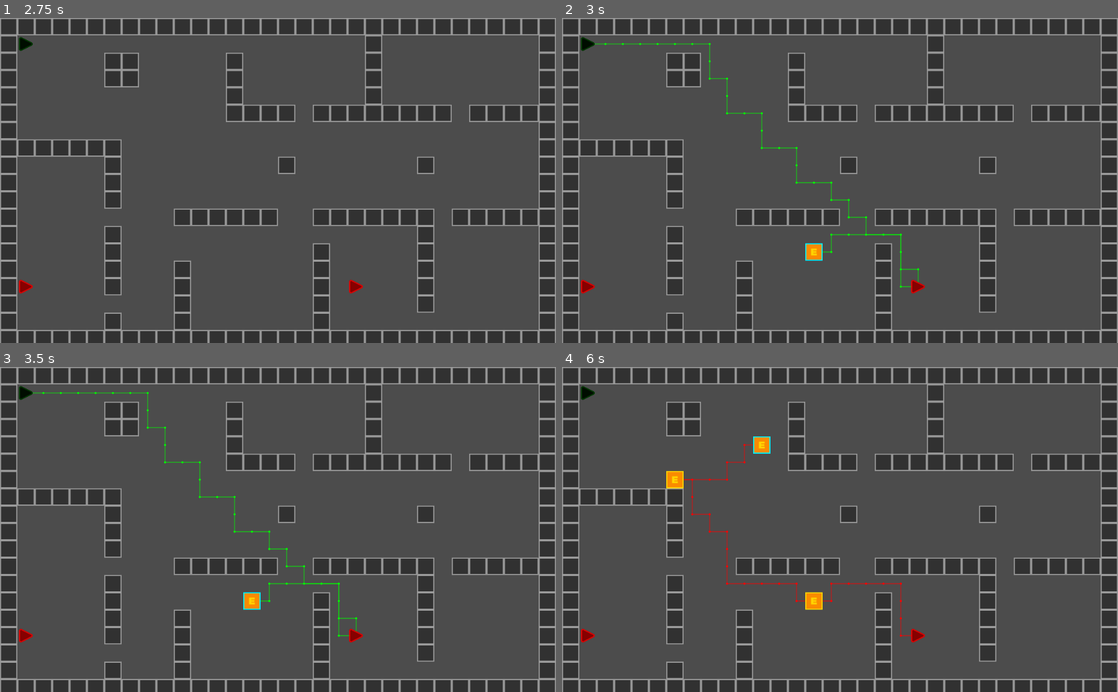
Above: before the commit, frames 1-4 (two rows, left to right).
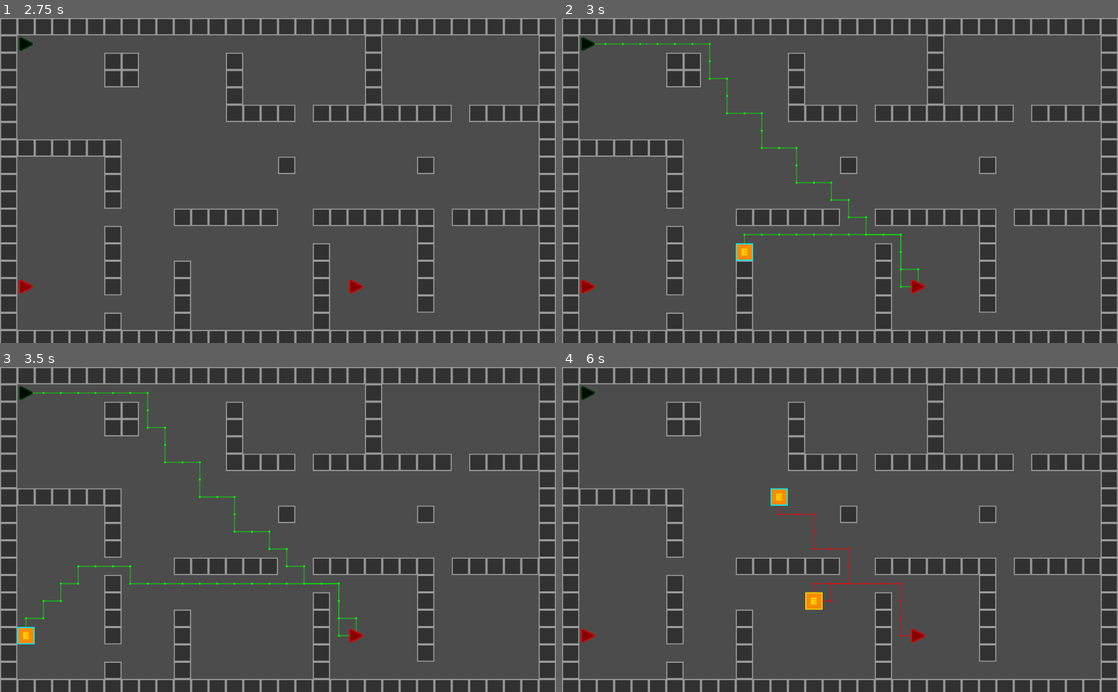
Above: after the commit, the same moments.

Repository: Matthew-Underwood/Jasper
Game: Godot game, scene res://scenes/main.tscn
Same seed, same stepped clock (60 frames per second), same inputs: the game is played once before the commit and once after it.
Inputs (mouse positions are in pixels of both pictures, inside the frame that each line leads up to):
- Up to frame 1 (2.75 s): tap Enter at 0.5 s; drag from (27, 44) to (27, 287) at 0.52 s; click (27, 287) at 1.25 s; drag from (27, 287) to (27, 44) at 1.27 s; click (27, 44) at 2 s; move the mouse to (355, 287) at 2.02 s; press the mouse at (355, 287) at 2.03 s
- Up to frame 2 (3 s): release the mouse at (917, 287) at 2.75 s; drag from (812, 245) to (589, 287) at 2.77 s
- Up to frame 3 (3.5 s): no input
- Up to frame 4 (6 s): click (589, 636) at 3.5 s; drag from (812, 601) to (917, 636) at 3.52 s; click (917, 636) at 4.25 s; drag from (673, 480) to (917, 636) at 4.27 s; move the mouse to (812, 601) at 5.02 s; press the mouse at (812, 601) at 5.03 s; release the mouse at (812, 601) at 5.75 s; drag from (756, 448) to (812, 601) at 5.77 s

Frame 1 is identical in both runs. In frame 2, 0.4% of the frame differs, in the area x 31-49%, y 66-75%; in frame 3, 0.6%; in frame 4, 0.9%, in the area x 18-52%, y 21-73%.

Commit message:
Move waypoints
Select and move them around the map. This will also update the path.

Diff:
--- a/classes/pathing/waypoints.gd
+++ b/classes/pathing/waypoints.gd
@@ -33,10 +33,22 @@
 		return false
 	return waypointId <= (_waypoints[characterId].size() - 1)
 
-func hasPosition(characterId : int, pos : Vector2) -> bool:
+#TODO update this to return array of the index and start or end of hte one to update
+func hasPosition(characterId : int, pos : Vector2) -> Array:
+	var found = []
+	var count = 0
 	if !has(characterId, 0):
-		return false
+		return found
 	for waypoint in getAll(characterId):
 		if waypoint["start"] == pos || waypoint["end"] == pos:
-			return true
-	return false
+			found.append(count)
+		count += 1
+	return found
+
+func updatePosition(characterId : int, ids : Array, positionToUpdate : Vector2) -> void:
+	if ids.size() == 1:
+		_waypoints[characterId][ids[0]]["end"] = positionToUpdate
+		return
+	if ids.size() == 2:
+		_waypoints[characterId][ids[0]]["end"] = positionToUpdate
+		_waypoints[characterId][ids[1]]["start"] = positionToUpdate
--- a/node/tile_map.gd
+++ b/node/tile_map.gd
@@ -13,6 +13,7 @@
 var _waypoints: WayPoints
 var _waypointNode
 var _wayPointParentNode
+var _waypointIds
 
 func _ready():
 	_wayPointParentNode = get_tree().get_root().get_node("Node2D/WayPoints")
@@ -55,7 +56,8 @@
 
 
 func hasPath(characterInfo : CharacterInfo, targetPoint : Vector2) -> bool:
-	return _waypoints.hasPosition(characterInfo.getId(), world_to_map(targetPoint))
+	var worldPos = world_to_map(targetPoint)
+	return !_waypoints.hasPosition(characterInfo.getId(), worldPos).empty()
 
 func createPath(characterInfo : CharacterInfo, startPoint : Vector2, targetPoint : Vector2):
 
@@ -72,6 +74,20 @@
 		pathWorld.append(point_world)
 	return pathWorld
 
+
+func _process(delta : float):
+	if _characterInfo == null:
+		return
+	var id = _characterInfo.getId()
+	if Input.is_action_just_pressed("confirm_click"):
+		var clickedPosition = world_to_map(get_viewport().get_mouse_position())
+		_waypointIds = _waypoints.hasPosition(id, clickedPosition)
+	#TODO return false if null in WayPoint class
+	if Input.is_action_pressed("confirm_click") && _waypointIds != null && !_waypointIds.empty():
+		var heldPosition = world_to_map(get_viewport().get_mouse_position())
+		_waypoints.updatePosition(id, _waypointIds, heldPosition)
+		_recalculatePath(id)
+
 func _recalculatePath(id : int):
 	if !_waypoints.has(id, 0):
 		return
@@ -82,7 +98,6 @@
 		var points = _pathing.getPath(waypoint["start"], waypoint["end"])
 		for point in points:
 			_pointPaths[id].append(point)
-
 	update()
 
 func _clearPreviousPathDrawing(id : int):
@@ -124,4 +139,5 @@
 func _addWayPointNode(mapPoint : Vector2):
 	var waypointNode = _waypointNode.instance()
 	waypointNode.position = _getTileMapCentrePoint(mapPoint)
+	waypointNode.setTileMap(self)
 	_wayPointParentNode.add_child(waypointNode)
--- a/node/waypoint.gd
+++ b/node/waypoint.gd
@@ -3,20 +3,50 @@
 var _selectedNode
 var _plainNode
 var _waypointParent
+var _selected
+var _tileMap
+var _validMouseAction
+var _drag
 
 
 func _ready():
 	add_to_group("waypoints")
 	_selectedNode = get_node("Selected")
 	_plainNode = get_node("Plain")
+	get_tree().call_group_flags(2, "waypoints", "_deSelect")
+	_select()
 
-func _on_ChangeState_input_event(viewport, event, shape_idx):
-	if event.is_action_pressed("confirm_click"):
+func setTileMap(tileMap : TileMap):
+	_tileMap = tileMap
+
+
+func _process(delta):
+	if Input.is_action_just_released("confirm_click"):
+		_drag = false
+
+	if Input.is_action_just_pressed("confirm_click") && _validMouseAction:
+		_drag = true
 		get_tree().call_group_flags(2, "waypoints", "_deSelect")
-		_selectedNode.visible = true
-		_plainNode.visible = false
-		get_tree().set_input_as_handled()
+		_select()
+
+	if Input.is_action_pressed("confirm_click") && _drag:
+		var mapPos = _tileMap.world_to_map(get_viewport().get_mouse_position())
+		position = _tileMap._getTileMapCentrePoint(mapPos)
+
+func _select():
+	_selected = true
+	_selectedNode.visible = true
+	_plainNode.visible = false
 
 func _deSelect():
+	_selected = false
 	_selectedNode.visible = false
 	_plainNode.visible = true
+
+
+func _on_ChangeState_mouse_entered():
+	_validMouseAction = true
+
+
+func _on_ChangeState_mouse_exited():
+	_validMouseAction = false
--- a/scenes/waypoint.tscn
+++ b/scenes/waypoint.tscn
@@ -21,4 +21,5 @@
 
 [node name="CollisionShape2D" type="CollisionShape2D" parent="ChangeState"]
 shape = SubResource( 1 )
-[connection signal="input_event" from="ChangeState" to="." method="_on_ChangeState_input_event"]
+[connection signal="mouse_entered" from="ChangeState" to="." method="_on_ChangeState_mouse_entered"]
+[connection signal="mouse_exited" from="ChangeState" to="." method="_on_ChangeState_mouse_exited"]
